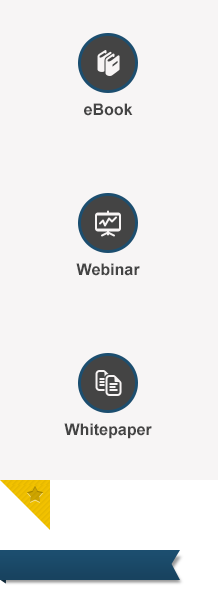
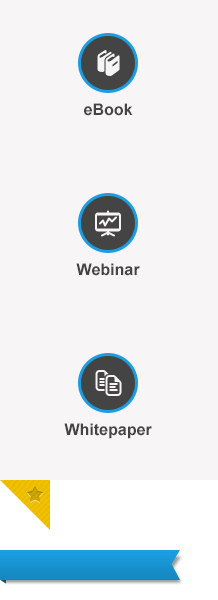
Two versions of the same layered image (218px x 600px). Layer-by-layer changes:
painted on "ribbon" (2nd of 3, in "faixa" › "ribbon") over (0, 550, 180, 580)
painted on "ribbon" (3rd of 3, in "faixa" › "ribbon") over (0, 579, 6, 584)
